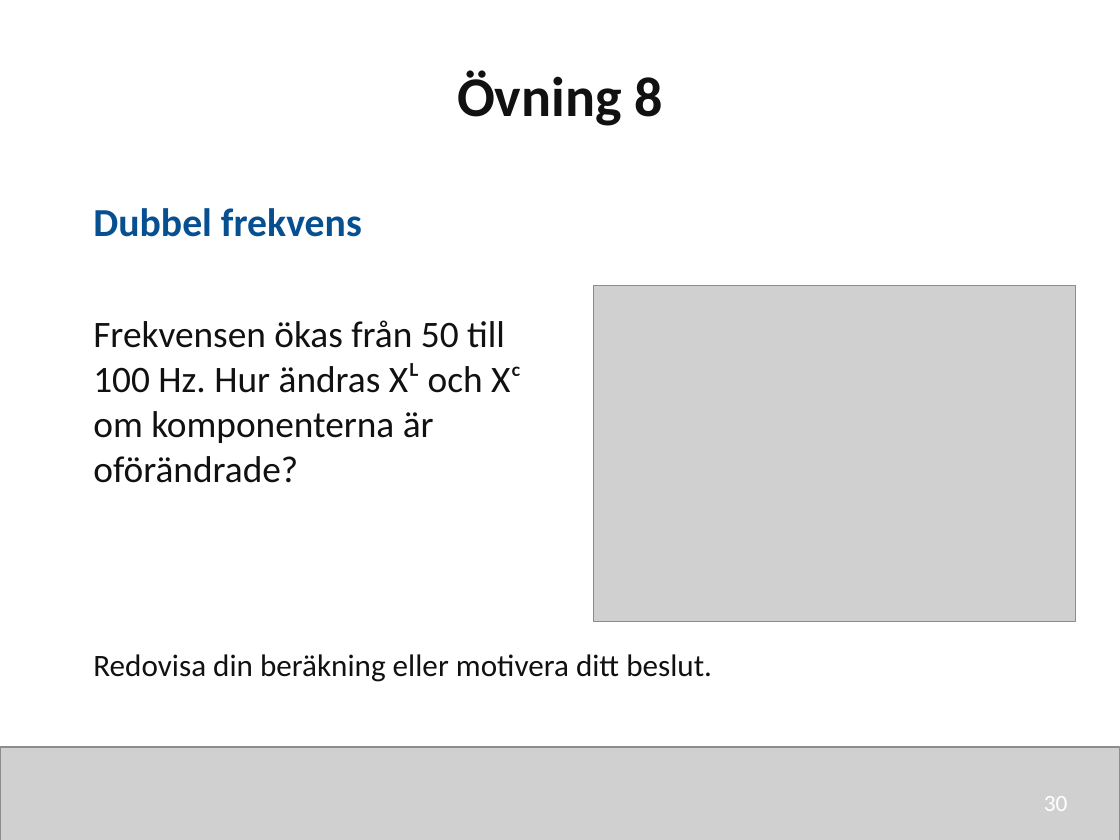
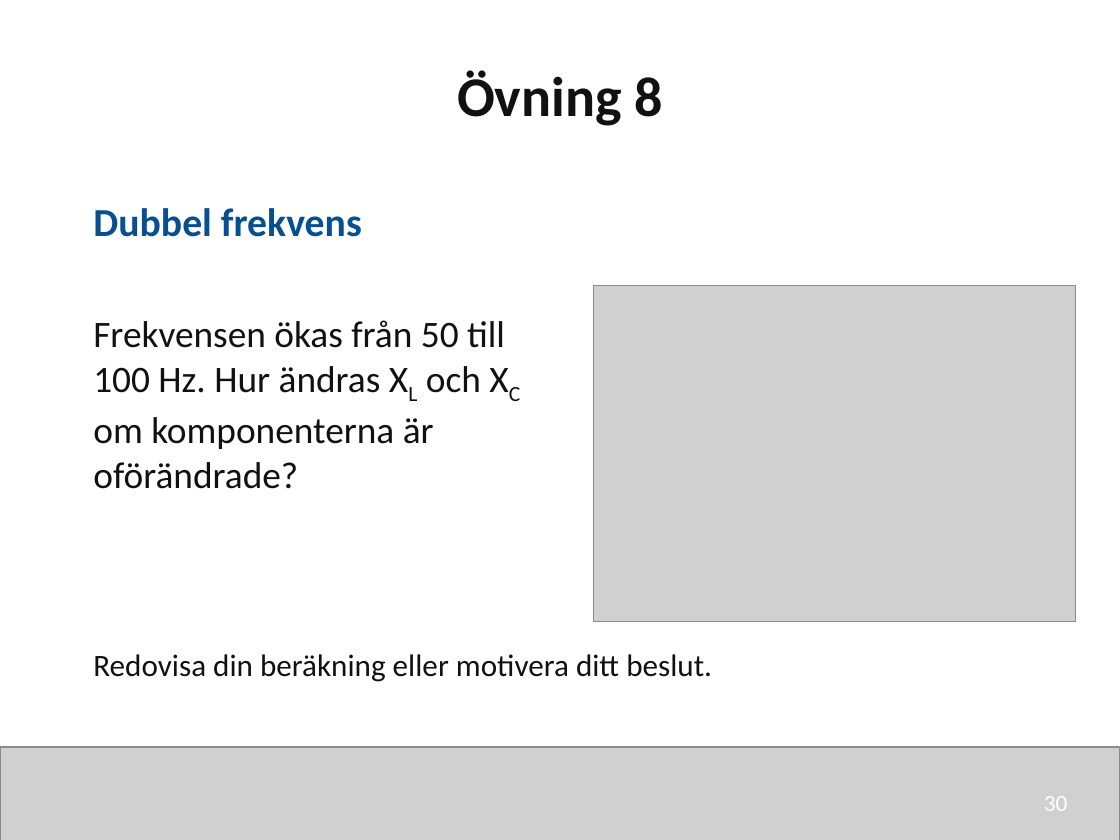
Before and after one commit to nj22az/nj22az.github.io, a slide deck: slide 30 of sjoskolan/vecka-40/aktuell/v40_02_Reaktans_och_impedans_elev.pptx. Drawn at 1120x840 pixels with LibreOffice and Linux fonts; fonts in the diff are those of the drawing; grey boxes stand for pictures. Boxes give left, top, right and bottom in pixels: in the first picture for what was removed or moved away, otherwise in the second. Text is boxed around its words. In the diff, an @@ line names an element or a change of style, - is before the commit and + after.

```diff
--- a/sjoskolan/vecka-40/aktuell/v40_02_Reaktans_och_impedans_elev.pptx
+++ b/sjoskolan/vecka-40/aktuell/v40_02_Reaktans_och_impedans_elev.pptx
@@ text at (x1=93, y1=320, x2=505, y2=489): text changed @@
-Frekvensen ökas från 50 till 100 Hz. Hur ändras Xᴸ och Xᶜ om komponenterna är oförändrade?
+Frekvensen ökas från 50 till 100 Hz. Hur ändras XL och XC om komponenterna är oförändrade?
```
Also in this commit, not shown: 28 other slides changed, 12 other files.
